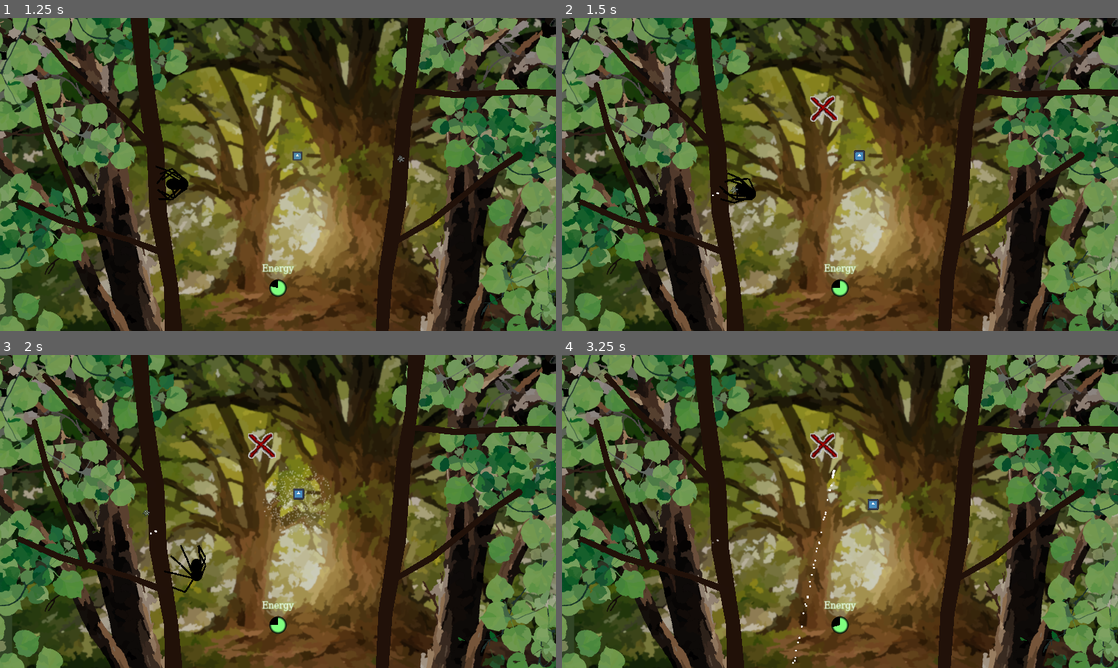
Above: before the commit, frames 1-4 (two rows, left to right).
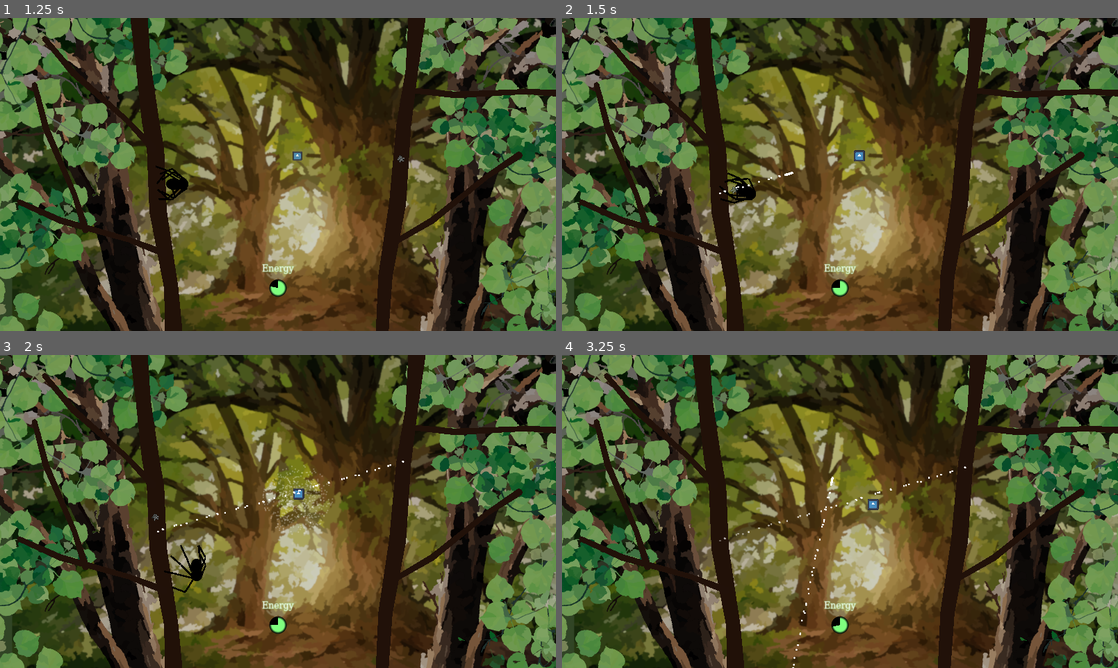
Above: after the commit, the same moments.

Repository: InRe-Dan/ld56
Game: Godot game, scene res://world/world.tscn
Same seed, same stepped clock (60 frames per second), same inputs: the game is played once before the commit and once after it. The engine's default icon, where the game draws it, is replaced by a stand-in: a white triangle on a blue panel in a dark square.
Inputs (mouse positions are in pixels of both pictures, inside the frame that each line leads up to):
- Up to frame 1 (1.25 s): move the mouse to (400, 158) at 0.52 s; hold D (move_right) from 0.53 s (still down); hold Right mouse button (destroy_web) from 0.53 s (still down)
- Up to frame 2 (1.5 s): move the mouse to (728, 190) at 1.27 s; release D (move_right) at 1.28 s; release Right mouse button (destroy_web) at 1.28 s; hold S (move_down) from 1.28 s (still down); click (728, 190) at 1.35 s
- Up to frame 3 (2 s): keep holding S (move_down)
- Up to frame 4 (3.25 s): move the mouse to (895, 442) at 2.02 s; release S (move_down) at 2.03 s; hold D (move_right) 2.03-2.78 s; hold Right mouse button (destroy_web) 2.03-2.78 s; move the mouse to (812, 574) at 2.77 s; hold W (move_up) from 2.78 s (still down); click (812, 574) at 2.85 s

Frame 1 is identical in both runs. In frame 2, 0.3% of the frame differs, in the area x 27-50%, y 24-57%; in frame 3, 1.1%, in the area x 25-73%, y 24-58%; in frame 4, 0.5%.

Commit message:
Adjustments

Diff:
--- a/insects/fly.gd
+++ b/insects/fly.gd
@@ -9,8 +9,8 @@
 var velocity : Vector2
 var target_dir : Vector2 = Vector2.from_angle(TAU * randf())
 var change_dir_time : float = 1 + randf()
-var initial_damage : float = 0.5
-var struggle_damage : float = 0.1
+var initial_damage : float = 0.2
+var struggle_damage : float = 0.05
 var stuck_to : Web
 
 signal SPLAT(position)
@@ -48,7 +48,6 @@
 	# Deal damage to web if stuck
 	if is_instance_valid(stuck_to):
 		if randf() < delta:
-			print(self, " ", stuck_to)
 			stuck_to.damage(struggle_damage)
 
 		if not is_instance_valid(stuck_to) or not (is_instance_valid(stuck_to.point_a) and is_instance_valid(stuck_to.point_b)): return
--- a/spider/spider.gd
+++ b/spider/spider.gd
@@ -4,7 +4,7 @@
 
 @export var energy_cap = 100
 @export var enery_drain_per_second = 0.5
-@export var web_cost = 3
+@export var web_cost = 2.5
 @onready var energy = energy_cap * 0.8:
 	set(x):
 		energy = clamp(x, 0, energy_cap)
@@ -126,7 +126,7 @@
 func get_websling_position() -> Vector2:
 	var dir : Vector2 = global_position.direction_to(get_global_mouse_position())
 	web_cast.global_rotation = 0
-	web_cast.global_position = global_position + dir * cast_length * 2.0
+	web_cast.global_position = global_position + dir * cast_length * 1.6
 	web_cast.target_position = dir * 5000
 	web_cast.force_raycast_update()
 	if web_cast.is_colliding():
@@ -177,6 +177,3 @@
 	var opp : Fly = area.get_parent()
 	energy += opp.energy_gain
 	opp.kill($Mouth.global_position.direction_to(area.global_position))
-
-func _on_web_indicator_timer_timeout() -> void:
-		$"../WebIndicator".visible = false
--- a/spider/spider.tscn
+++ b/spider/spider.tscn
@@ -521,10 +521,7 @@
 width = 2.0
 default_color = Color(0, 0, 0, 1)
 
-[node name="WebIndicatorTimer" type="Timer" parent="."]
-
 [connection signal="area_entered" from="Mouth" to="." method="_on_mouth_area_entered"]
-[connection signal="timeout" from="WebIndicatorTimer" to="." method="_on_web_indicator_timer_timeout"]
 
 [editable path="Legs/LegTargets/R1"]
 [editable path="Legs/LegTargets/R2"]
--- a/web/web.gd
+++ b/web/web.gd
@@ -59,7 +59,7 @@
 	## Destroy if no neighbors
 	if (point_a.webs.size() == 1 and point_a.body is RigidBody2D) or (point_b.webs.size() == 1 and point_b.body is RigidBody2D):
 		if randf() < delta:
-			destroy()
+			damage(0.1)
 			return
 
 	# Apply spring physics
--- a/web/web_factory.gd
+++ b/web/web_factory.gd
@@ -7,7 +7,6 @@
 
 @onready var final_scout : ShapeCast2D = $FinalScout
 @onready var initial_scout : ShapeCast2D = $InitialScout
-@onready var webindicator = $"../WebIndicator"
 
 ## Turns a web's two joints into one, destroying the web in the process.
 func weld(web : Web) -> void:
@@ -87,16 +86,10 @@
 ## Creates a web between two points
 func create_web(point_a: Vector2, point_b: Vector2) -> void:
 	if not (check_for_object(initial_scout, point_a) and check_for_object(final_scout, point_b)):
-		print("Can't create web here. (No anchor)")
-		webindicator.visible = true
-		$"../Spider/WebIndicatorTimer".start(2)
 		return
 
 	var distance: float = point_a.distance_to(point_b)
 	if distance < Global.web_length:
-		print("Can't create web here. (Too short)")
-		webindicator.visible = true
-		$"../Spider/WebIndicatorTimer".start(2)
 		return
 
 	var distance_created: float = 0
--- a/world/world.tscn
+++ b/world/world.tscn
@@ -7,7 +7,6 @@
 [ext_resource type="Texture2D" uid="uid://bxw34dyx2cgac" path="res://assets/background_1.png" id="4_2hkic"]
 [ext_resource type="Resource" uid="uid://cq0t7gbt2mrw3" path="res://insects/data/fly_data.tres" id="4_ytwgf"]
 [ext_resource type="PackedScene" uid="uid://dmyotpujac7a" path="res://insects/fly.tscn" id="5_lpks7"]
-[ext_resource type="Texture2D" uid="uid://dctbj2786bciq" path="res://assets/I am literally Picasso.png" id="6_lh8ic"]
 [ext_resource type="PackedScene" uid="uid://2kdgbkrdrcu7" path="res://insects/spawner/mob_spawner.tscn" id="7_8wlli"]
 [ext_resource type="PackedScene" uid="uid://523036m0xuf1" path="res://menus/game_ui.tscn" id="10_y58tq"]
 
@@ -186,12 +185,6 @@
 [node name="Fly" parent="." instance=ExtResource("5_lpks7")]
 position = Vector2(1027, 476)
 
-[node name="WebIndicator" type="Sprite2D" parent="."]
-visible = false
-position = Vector2(904, 310)
-scale = Vector2(3, 3)
-texture = ExtResource("6_lh8ic")
-
 [node name="UI" type="CanvasLayer" parent="."]
 layer = 5
 
Not shown: 1 places in world/world.tscn that only renumber resources
